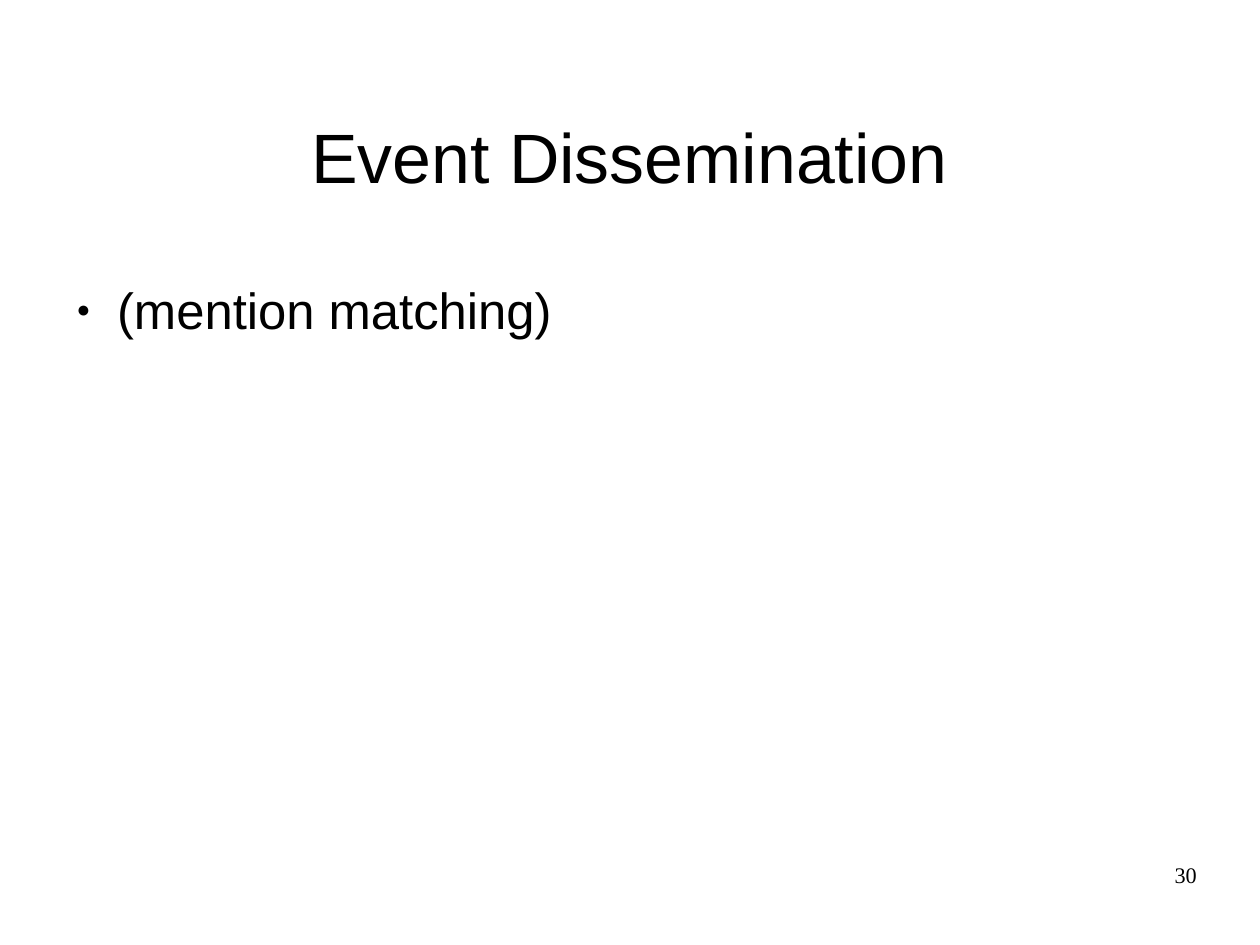
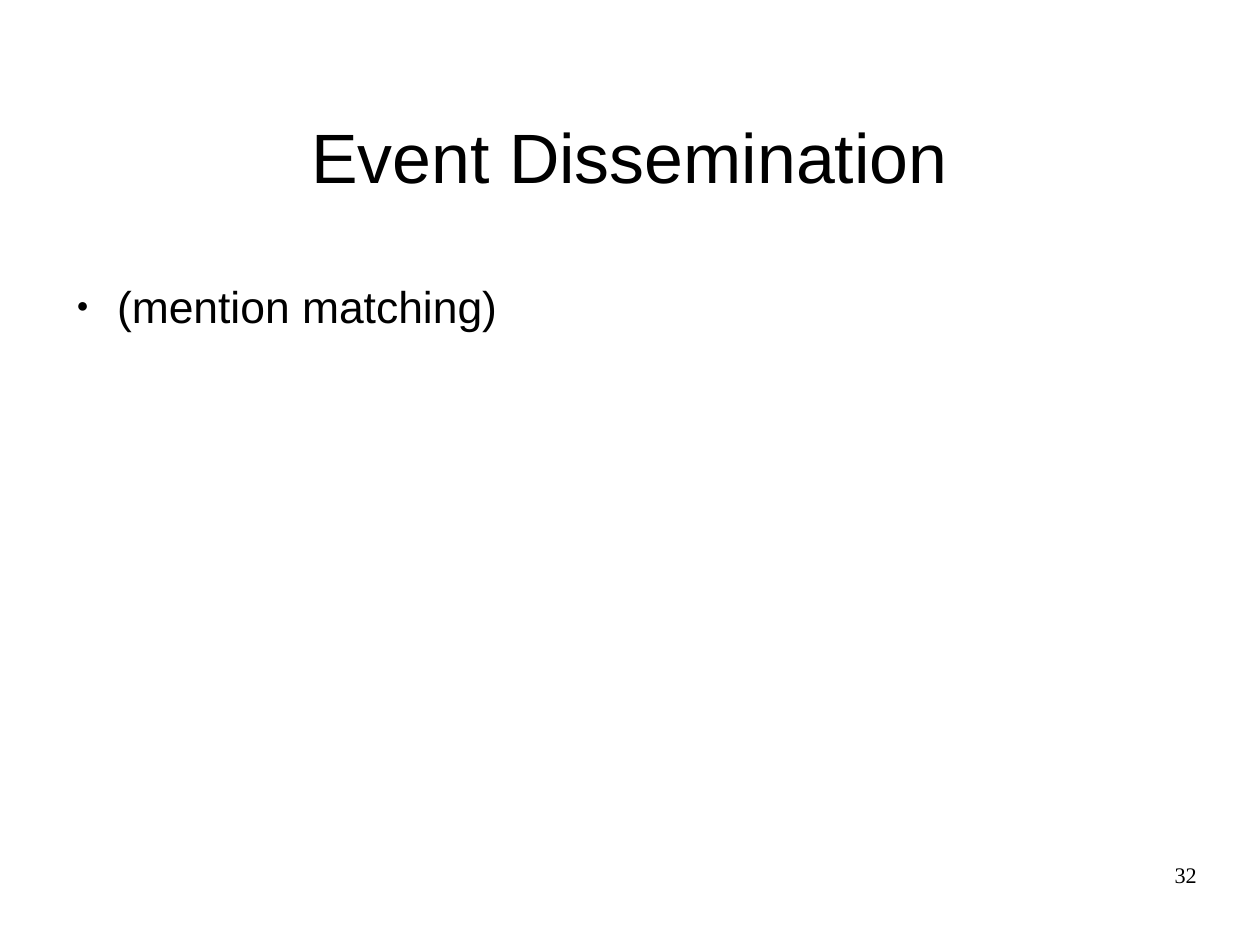
Before and after one commit to JGAntunes/pulsarcast, a slide deck: slide 32 of project-report/presentation.odp (slide 30 before the commit). Drawn at 1260x945 pixels with LibreOffice and Linux fonts; fonts in the diff are those of the drawing; background and template pictures are left out. Boxes give left, top, right and bottom in pixels: in the first picture for what was removed or moved away, otherwise in the second. Text is boxed around its words. In the diff, an @@ line names an element or a change of style, - is before the commit and + after.

```diff
--- a/project-report/presentation.odp
+++ b/project-report/presentation.odp
@@ text "(mention matching)" at (117,290,497,332): size 32 to 28 pt @@
@@ page number at (1175,868,1197,884): text changed @@
-30
+32
```
Also in this commit, not shown: 5 other slides changed, 9 slides added, 5 slides removed, 1 other file.
